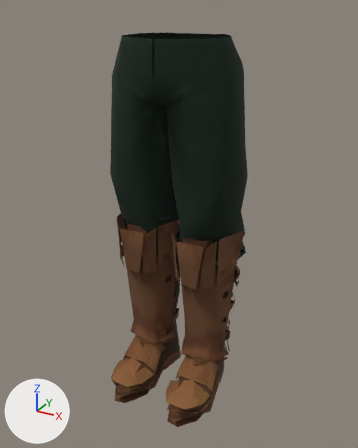
Renders of the glTF model assets/content/models/armour/trousers_striker.glb from each side of a commit.
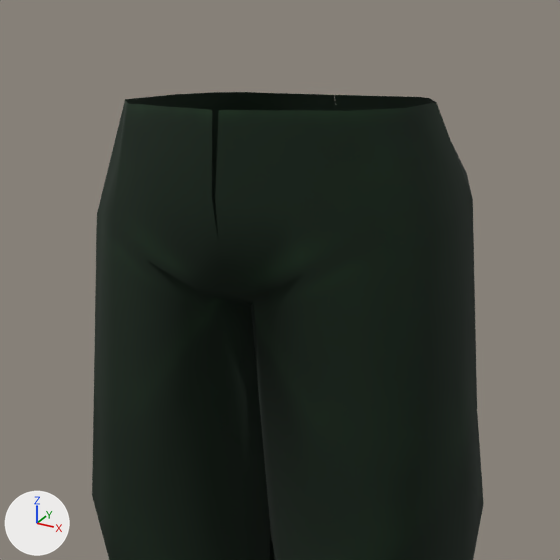
There are two pictures of each version: one whole from a 50 mm camera at (0.643, -1.128, 1.122) aimed at (0.015, 0.014, 0.551), one close up on the part from 22% to 77% of the width and 0% to 44% of the height. Arrows for +X, +Y and +Z are at lower left; the lights stay in place. The older version's two pictures come first. Vertices at exactly the same position are counted once.

Names of what the first close-up shows: 'Male_Ranger_Legs.001'.
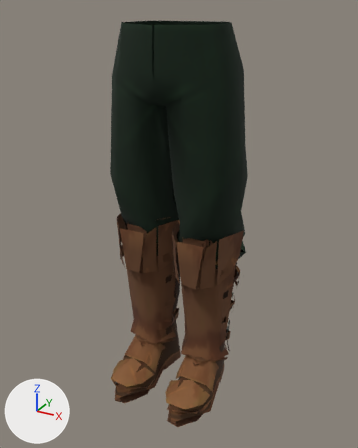
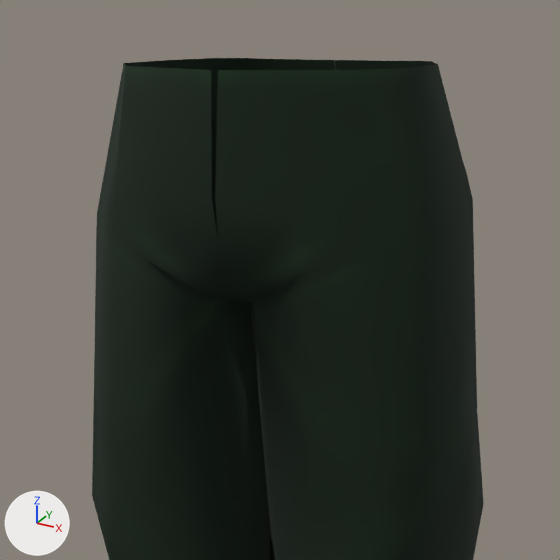
Changed parts and their boxes [x1, y1, x2, y2] in the close-ups (560 x 560 px; the box of a moved part takes in the faces that stretch with it):
'Male_Ranger_Legs.001', reshaped
    before: [92, 92, 484, 560]
    after: [92, 58, 484, 560]
part 1 of me_male_ranger_legs_001, moved or reshaped
    before: [97, 92, 473, 239]
    after: [97, 58, 473, 239]

Diff of the bpy script that builds the scene:
```diff
--- a/assets/content/models/armour/trousers_striker.glb.py
+++ b/assets/content/models/armour/trousers_striker.glb.py
@@ me_male_ranger_legs_001 @@
 # used by ob_male_ranger_legs_001; location = (0.0, 0.0, 0.0)
-me_male_ranger_legs_001.from_pydata(...)  # 285 vertices, 451 faces; spans x -0.194..0.194, y -0.086..0.166, z 0.421..1.057
+me_male_ranger_legs_001.from_pydata(...)  # 285 vertices, 451 faces; spans x -0.194..0.194, y -0.086..0.166, z 0.421..1.087
+# me_male_ranger_legs_001 part 1: all 16 vertices in x -0.137..0.137, y -0.081..0.131, z 1.053..1.057 are moved by (0.0, 0.0, 0.03)
 me_male_ranger_legs_001.materials.append(mat_atlas)
```
